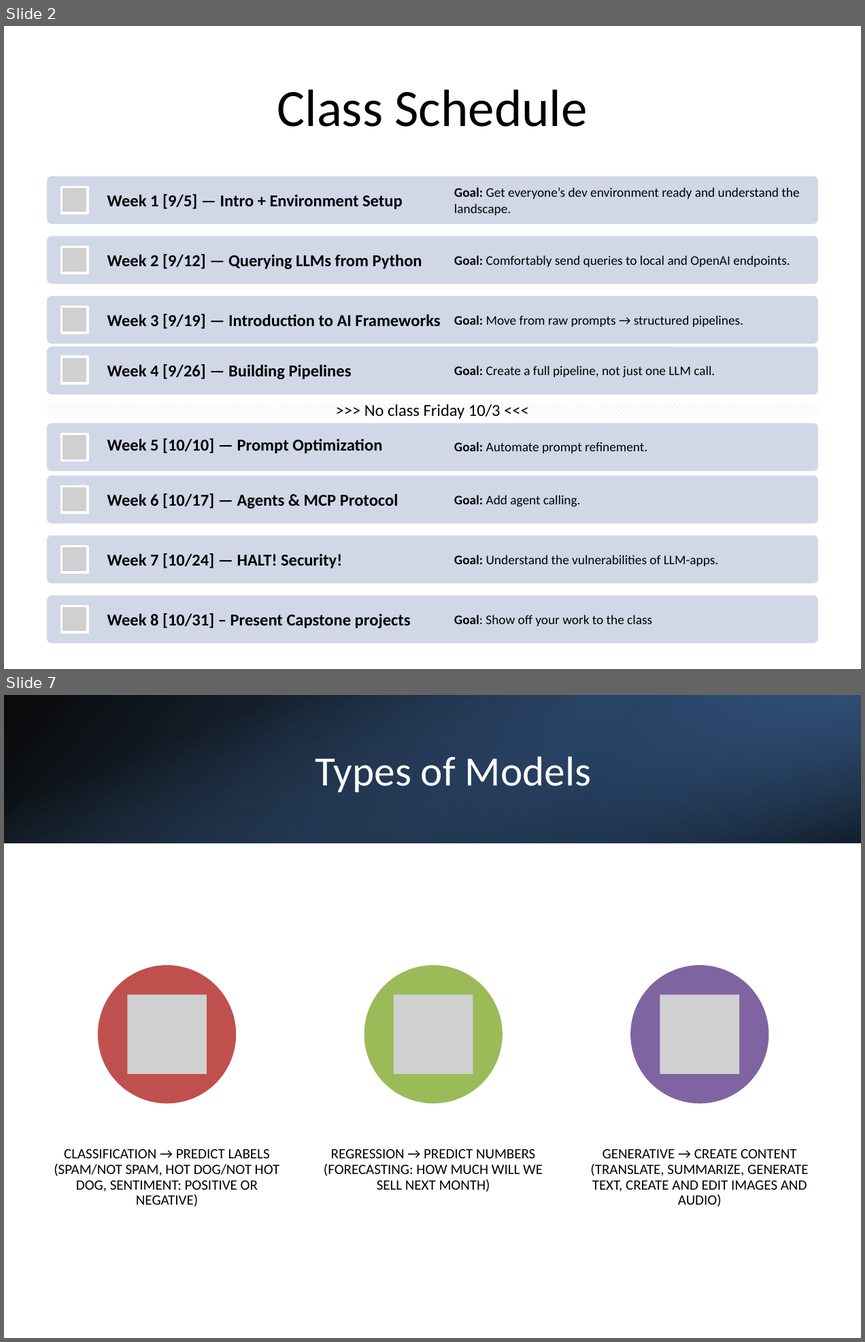
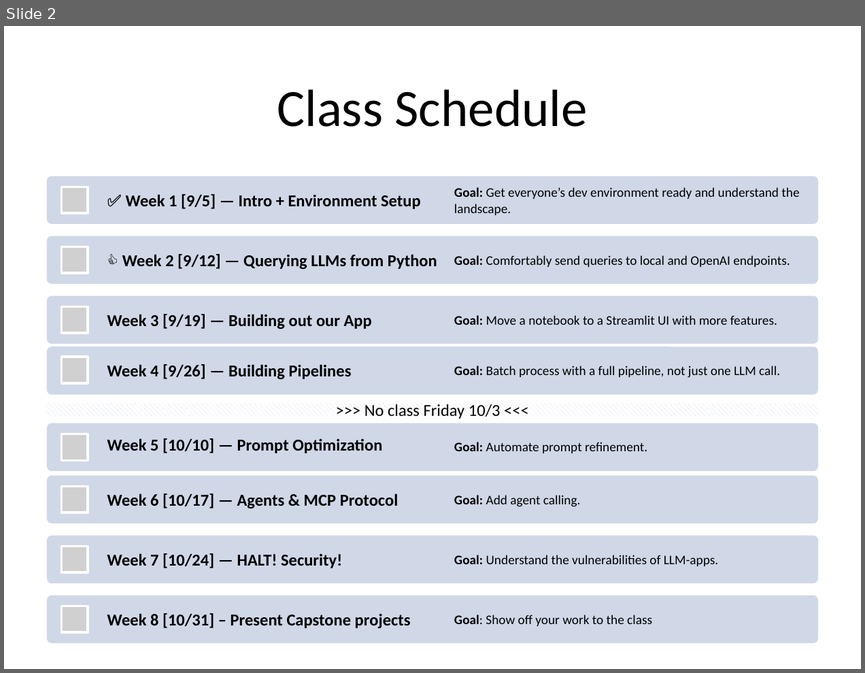
Before and after one commit to tniccum21/LLM_Class, a slide deck: Week02/Week02.pptx. Shown one above the other, each under a label of ours: slides 2 and 7 before the commit, slide 2 after it; the slides between them are not shown. The pictures are 865x1342 and 865x673 pixels, drawn with LibreOffice and Linux fonts; fonts in the diff are those of the drawing; grey boxes stand for pictures. Boxes give left, top, right and bottom in pixels: in the first picture for what was removed or moved away, otherwise in the second. Text is boxed around its words. In the diff, an @@ line names an element or a change of style, - is before the commit and + after.

Commit message:
Refactor Week02: Remove redundant files and update gitignore
- Update .gitignore to exclude Week03 and source files
- Remove old ticket triage implementation files
- Remove large dataset CSV (dataset-tickets-multi-lang3-4k.csv)
- Update Week02 PowerPoint presentation
- Keep cleaned dataset and notebook versions for reference

```diff
--- a/Week02/Week02.pptx
+++ b/Week02/Week02.pptx
@@ slide 7 removed at box(4, 695, 861, 1338), background #FFFFFF @@
@@ rectangle removed at box(4, 695, 861, 843) @@
@@ rectangle removed at box(4, 695, 861, 843) @@
@@ rectangle removed at box(575, 695, 861, 843) @@
@@ title removed at box(315, 756, 591, 792) @@
-Types of Models
@@ group removed at box(54, 965, 808, 1206): 3 ellipses, 3 pictures, 3 texts @@
-CLASSIFICATION → PREDICT LABELS (SPAM/NOT SPAM, HOT DOG/NOT HOT DOG, SENTIMENT: POSITIVE OR NEGATIVE)
-REGRESSION → PREDICT NUMBERS (FORECASTING: HOW MUCH WILL WE SELL NEXT MONTH)
-GENERATIVE → CREATE CONTENT (TRANSLATE, SUMMARIZE, GENERATE TEXT, CREATE AND EDIT IMAGES AND AUDIO)
@@ slide 2 changed as well @@
@@ text at box(126, 194, 421, 209): text changed @@
-Week 1 [9/5] — Intro + Environment Setup
+✅ Week 1 [9/5] — Intro + Environment Setup
@@ text at box(122, 254, 437, 269): text changed @@
-Week 2 [9/12] — Querying LLMs from Python
+👍 Week 2 [9/12] — Querying LLMs from Python
@@ text at box(107, 314, 372, 329): text changed @@
-Week 3 [9/19] — Introduction to AI Frameworks
+Week 3 [9/19] — Building out our App
@@ text at box(454, 315, 777, 325): text changed @@
-Goal: Move from raw prompts → structured pipelines.
+Goal: Move a notebook to a Streamlit UI with more features.
@@ text at box(454, 365, 780, 378): text changed @@
-Goal: Create a full pipeline, not just one LLM call.
+Goal: Batch process with a full pipeline, not just one LLM call.
```
Also in this commit, not shown: 2 other slides changed, 14 slides added, 21 other slides removed, 5 other files.
